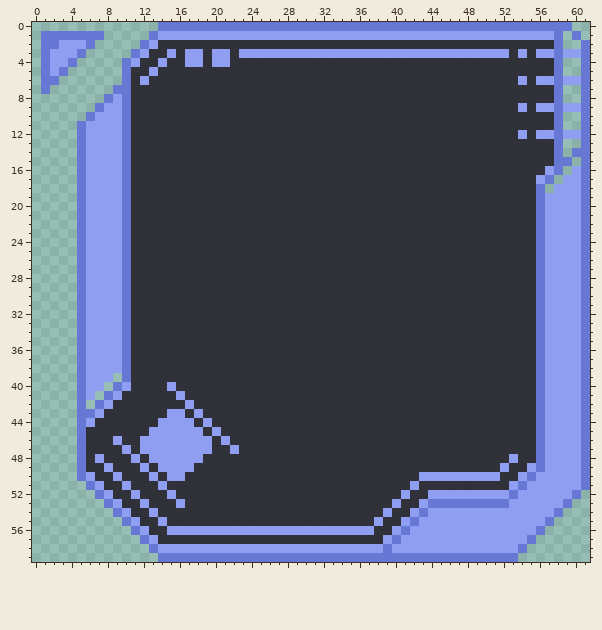
Pixel-art sprite -- assets/_data/image/ebitenui/button-pressed.png. Above: the version before the commit.
The file is 62x60 pixels.
Once edited:
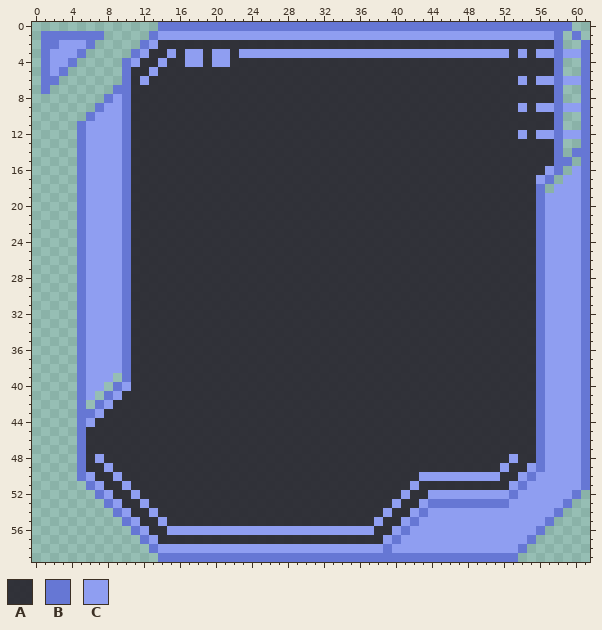
Palette (. is transparent): A #26232ce6  B #6677d4  C #8f9ef1
Difference:
The author changed colour C to colour A in row 40 at x 15; in row 41 at x 16; in row 42 at x 17; in row 43 at x 15 to 16 and 18; in row 44 at x 14 to 17 and 19; in row 45 at x 13 to 18 and 20.
The author changed colour C to colour A in row 46 at x 9, 12 to 19 and 21; in row 47 at x 10, 12 to 19 and 22; in row 48 at x 11 and 13 to 18; in row 49 at x 12 and 14 to 17; in row 50 at x 13 and 15 to 16; in row 51 at x 14.
The author changed colour C to colour A in row 52 at x 15; in row 53 at x 16.
